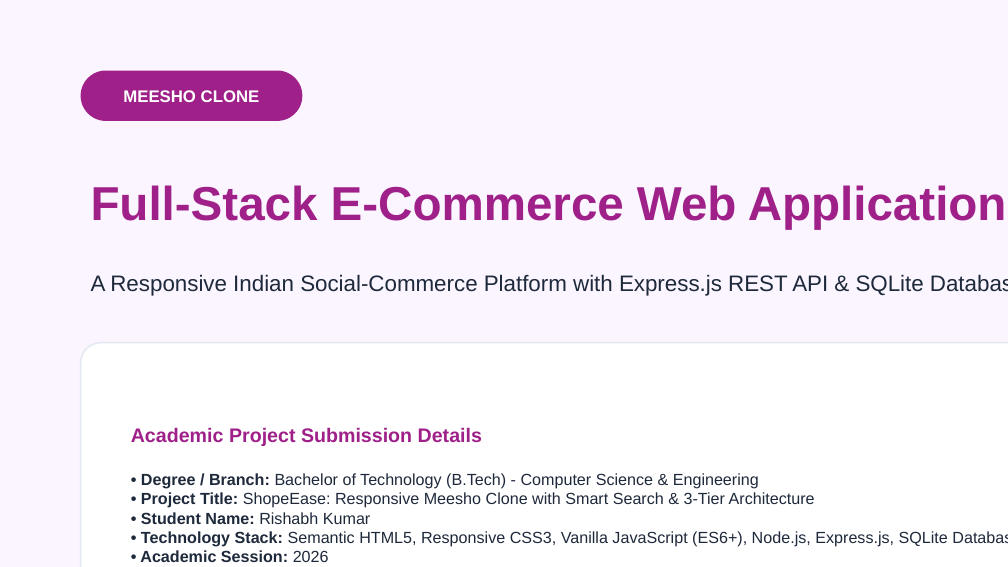
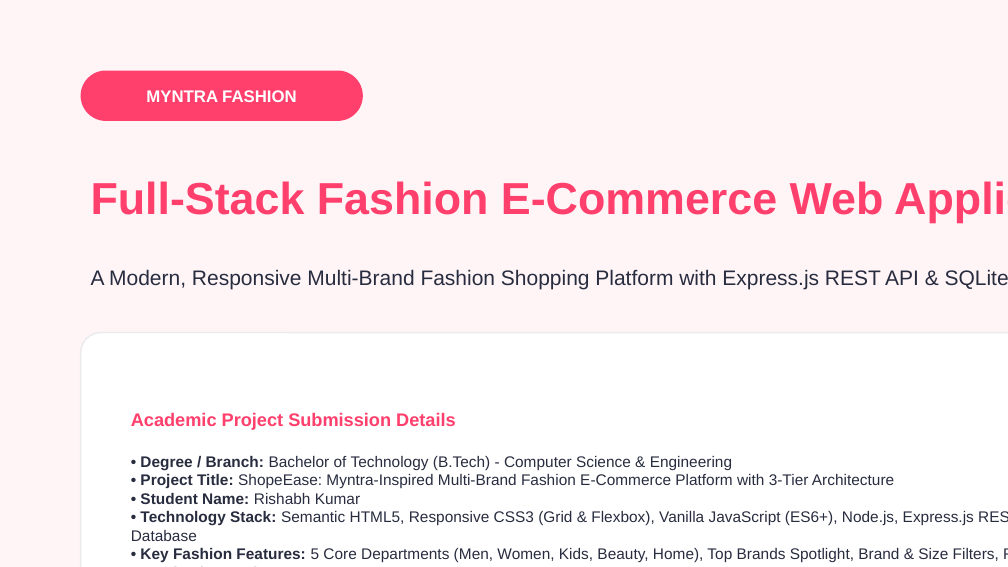
Before and after one commit to krishabh7928-jpg/meesho-clone-, a slide deck: slide 1 of Meesho_Clone_BTech_Project_Presentation.pptx. Drawn at 1008x567 pixels with LibreOffice and Linux fonts; fonts in the diff are those of the drawing. Boxes give left, top, right and bottom in pixels: in the first picture for what was removed or moved away, otherwise in the second. Text is boxed around its words. In the diff, an @@ line names an element or a change of style, - is before the commit and + after.

Commit message:
Transform project into modern Myntra-inspired Fashion E-Commerce Platform

```diff
--- a/Meesho_Clone_BTech_Project_Presentation.pptx
+++ b/Meesho_Clone_BTech_Project_Presentation.pptx
@@ background #FAF5FF to #FFF5F7 @@
@@ rounded rectangle: place and size @@
-rounded rectangle at (81, 71, 302, 121)
+rounded rectangle at (81, 71, 363, 121)
@@ rounded rectangle at (81, 71, 363, 121): fill #9F2089 to #FF3F6C @@
@@ text at (146, 90, 297, 102): text changed @@
-MEESHO CLONE
+MYNTRA FASHION
@@ text at (91, 181, 884, 215): text changed; size 34 to 32 pt; text colour #9F2089 to #FF3F6C @@
-Full-Stack E-Commerce Web Application
+Full-Stack Fashion E-Commerce Web Application
@@ text at (91, 269, 1008, 290): text changed; size 16 to 15 pt; text colour #1E293B to #282C3F @@
-A Responsive Indian Social-Commerce Platform with Express.js REST API & SQLite Database
+A Modern, Responsive Multi-Brand Fashion Shopping Platform with Express.js REST API & SQLite Database
@@ rounded rectangle: place and size @@
-rounded rectangle at (81, 343, 1008, 567)
+rounded rectangle at (81, 333, 1008, 567)
@@ rounded rectangle at (81, 333, 1008, 567): outline #E2E8F0 1 pt to #EAEAEC 1 pt; proportions changed @@
@@ text at (131, 413, 999, 563): text changed; size 11.5 to 11 pt; text colour #1E293B to #282C3F @@
-Academic Project Submission Details
-• Degree / Branch: Bachelor of Technology (B.Tech) - Computer Science & Engineering
-• Project Title: ShopeEase: Responsive Meesho Clone with Smart Search & 3-Tier Architecture
-• Student Name: Rishabh Kumar
-• Technology Stack: Semantic HTML5, Responsive CSS3, Vanilla JavaScript (ES6+), Node.js, Express.js, SQLite Database
-• Academic Session: 2026
+Academic Project Submission Details
+• Degree / Branch: Bachelor of Technology (B.Tech) - Computer Science & Engineering
+• Project Title: ShopeEase: Myntra-Inspired Multi-Brand Fashion E-Commerce Platform with 3-Tier Architecture
+• Student Name: Rishabh Kumar
+• Technology Stack: Semantic HTML5, Responsive CSS3 (Grid & Flexbox), Vanilla JavaScript (ES6+), Node.js, Express.js REST API, SQLite Embedded Database
+• Key Fashion Features: 5 Core Departments (Men, Women, Kids, Beauty, Home), Top Brands Spotlight, Brand & Size Filters, Resilient Dual-Mode Fallback
+• Academic Session: 2026
```
Also in this commit, not shown: 13 other slides changed, 22 other files.
